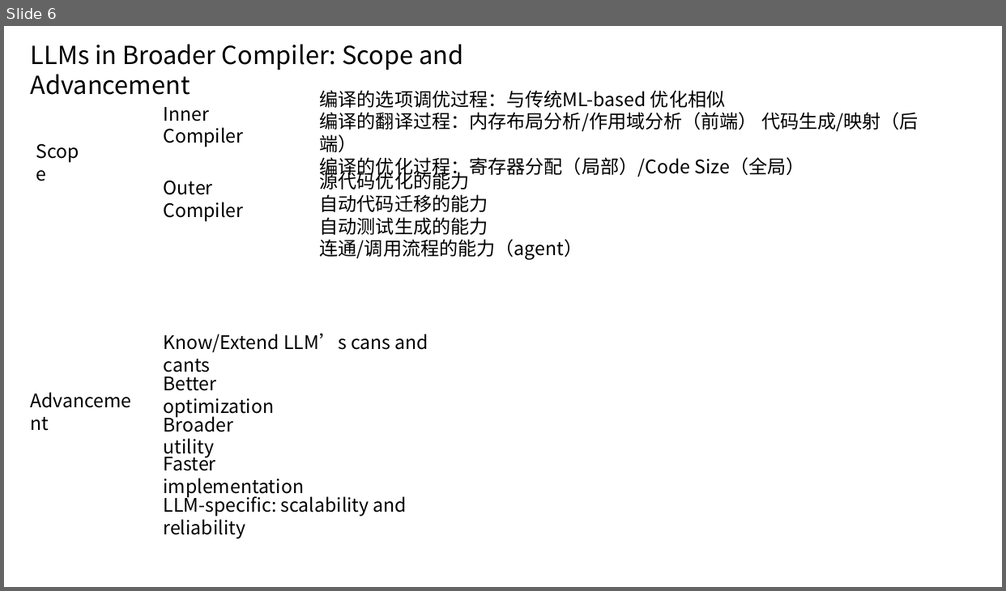
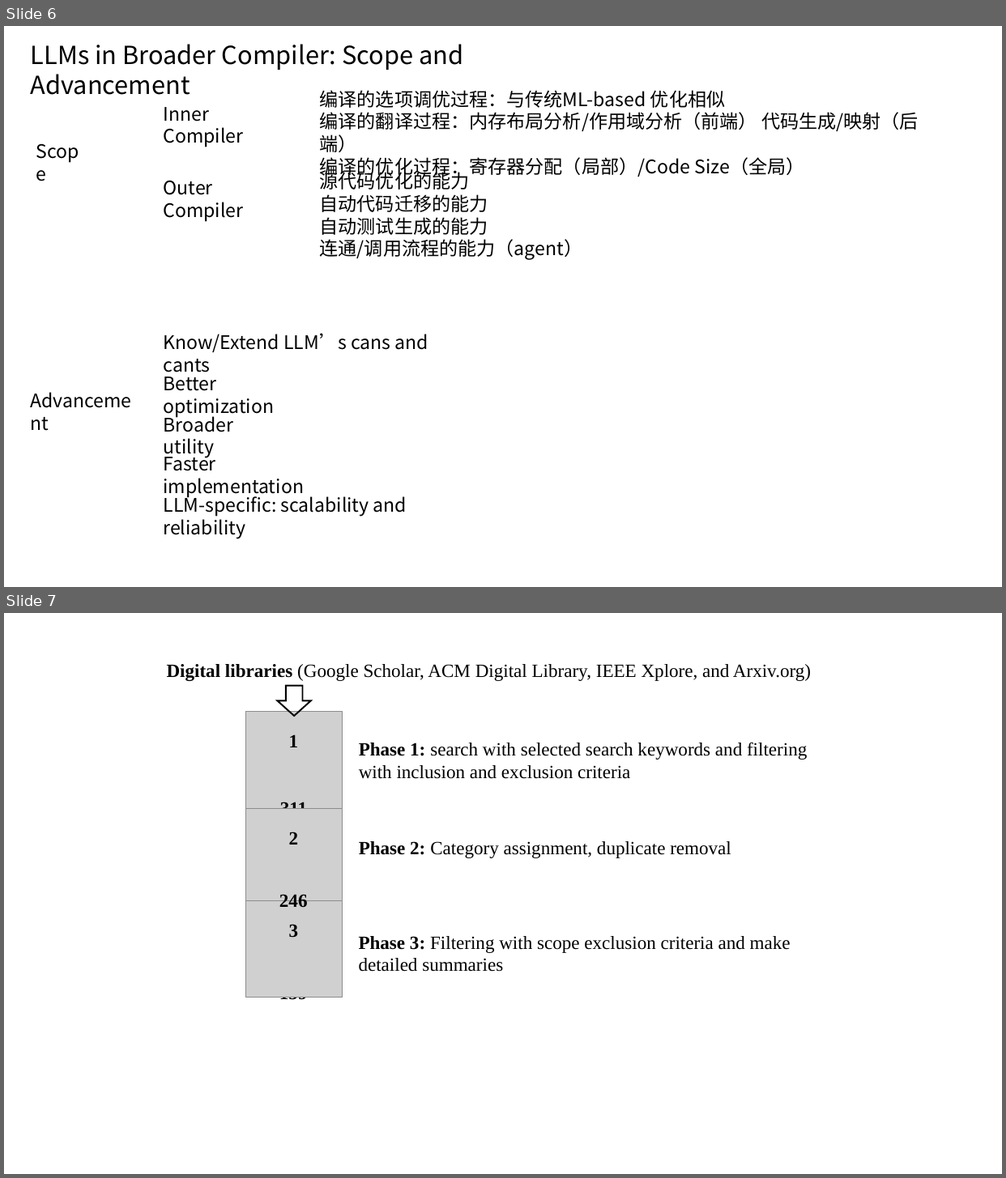
Before and after one commit to zhangshuoming990105/THPC-survey-LLMCompiler, a slide deck: THPC.pptx. Shown one above the other, each under a label of ours: slide 6 before the commit, slides 6 and 7 after it. The pictures are 1006x591 and 1006x1178 pixels, drawn with LibreOffice and Linux fonts; fonts in the diff are those of the drawing; grey boxes stand for pictures. Boxes give left, top, right and bottom in pixels: in the first picture for what was removed or moved away, otherwise in the second. Text is boxed around its words. In the diff, an @@ line names an element or a change of style, - is before the commit and + after.

```diff
--- a/THPC.pptx
+++ b/THPC.pptx
@@ slide 7 added at <box>4,613,1002,1174</box>, background #FFFFFF @@
@@ group added at <box>167,664,811,1004</box>: 10 texts, 3 pictures, 1 right arrow @@
+Digital libraries (Google Scholar, ACM Digital Library, IEEE Xplore, and Arxiv.org)
+Phase 1: search with selected search keywords and filtering with inclusion and exclusion criteria
+Phase 2: Category assignment, duplicate removal
+Phase 3: Filtering with scope exclusion criteria and make detailed summaries
+1
+311
+2
+159
+3
+246
```
Also in this commit, not shown: 3 slides changed, 1 other slide added, 5 other files.
